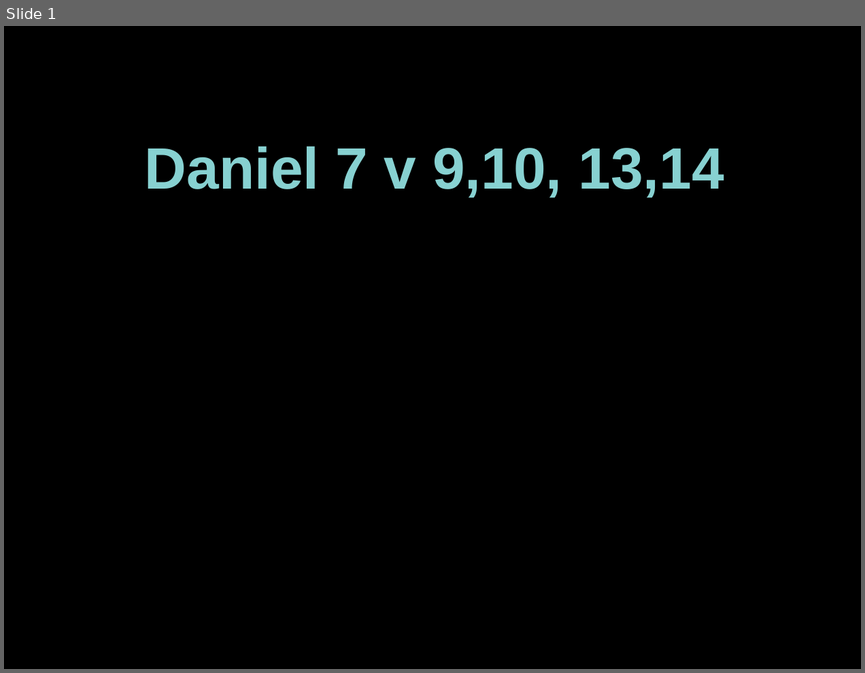
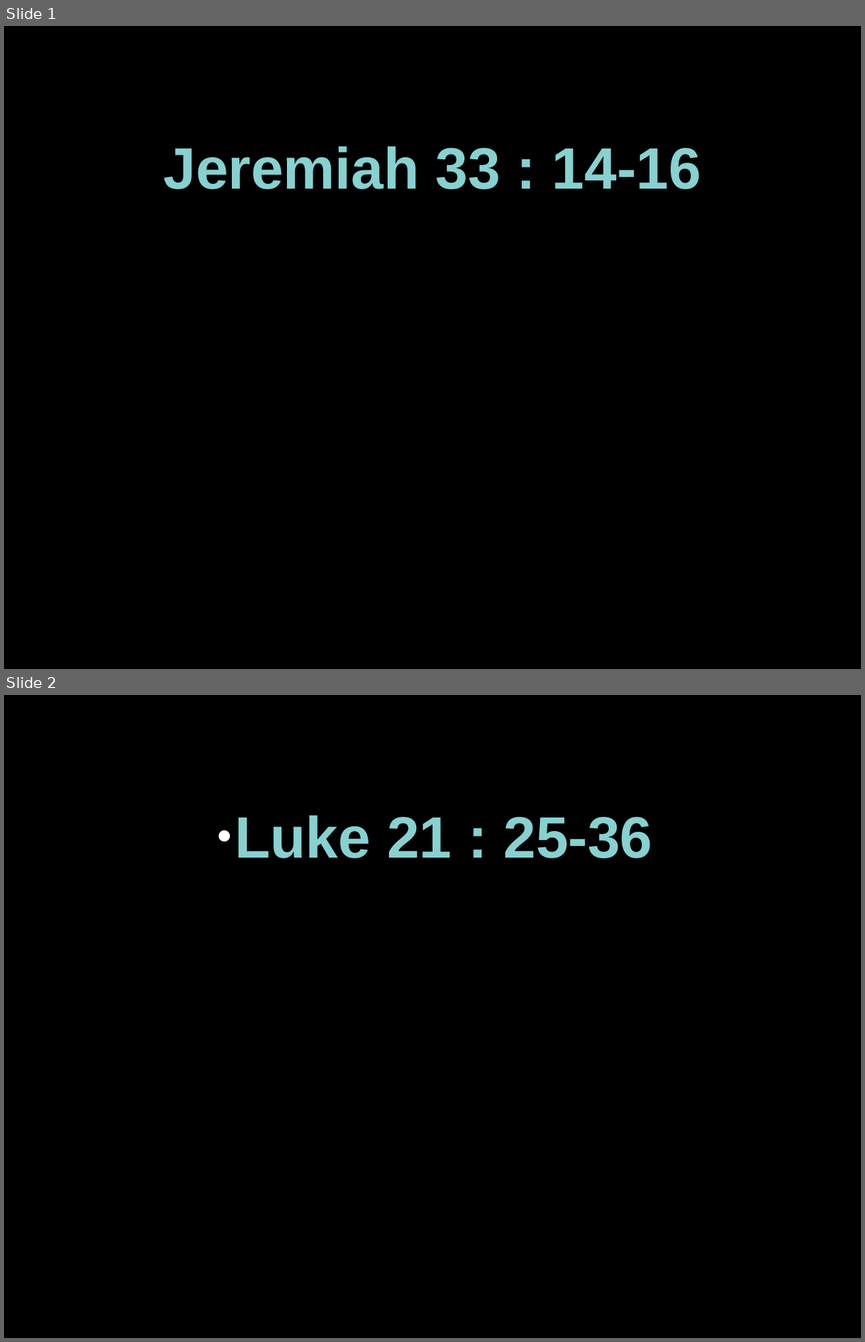
Before and after one commit to martinforsyth/bsuc-audio-visual, a slide deck: resources/presentations/impress/readings.dark.background.odp. Shown one above the other, each under a label of ours: slide 1 before the commit, slides 1 and 2 after it. The pictures are 865x673 and 865x1342 pixels, drawn with LibreOffice and Linux fonts; fonts in the diff are those of the drawing. Boxes give left, top, right and bottom in pixels: in the first picture for what was removed or moved away, otherwise in the second. Text is boxed around its words. In the diff, an @@ line names an element or a change of style, - is before the commit and + after.

```diff
--- a/resources/presentations/impress/readings.dark.background.odp
+++ b/resources/presentations/impress/readings.dark.background.odp
@@ slide 2 added at (x1=4, y1=695, x2=861, y2=1338), background #000000 @@
@@ text added at (x1=235, y1=815, x2=652, y2=858), 54 pt, text #87D1D1, bold @@
+● Luke 21 : 25-36
@@ slide 1 changed as well @@
@@ text at (x1=163, y1=146, x2=701, y2=189): text changed @@
-Daniel 7 v 9,10, 13,14
+Jeremiah 33 : 14-16
```
Also in this commit, not shown: 1 slide removed, 1 other file.
